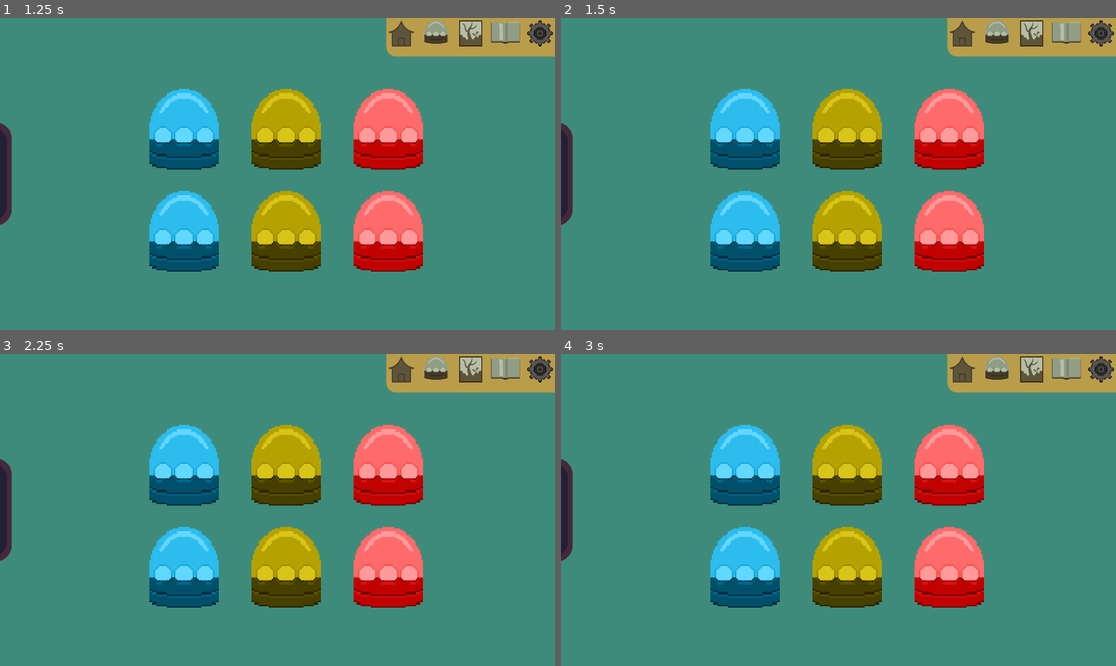
Above: before the commit, frames 1-4 (two rows, left to right).
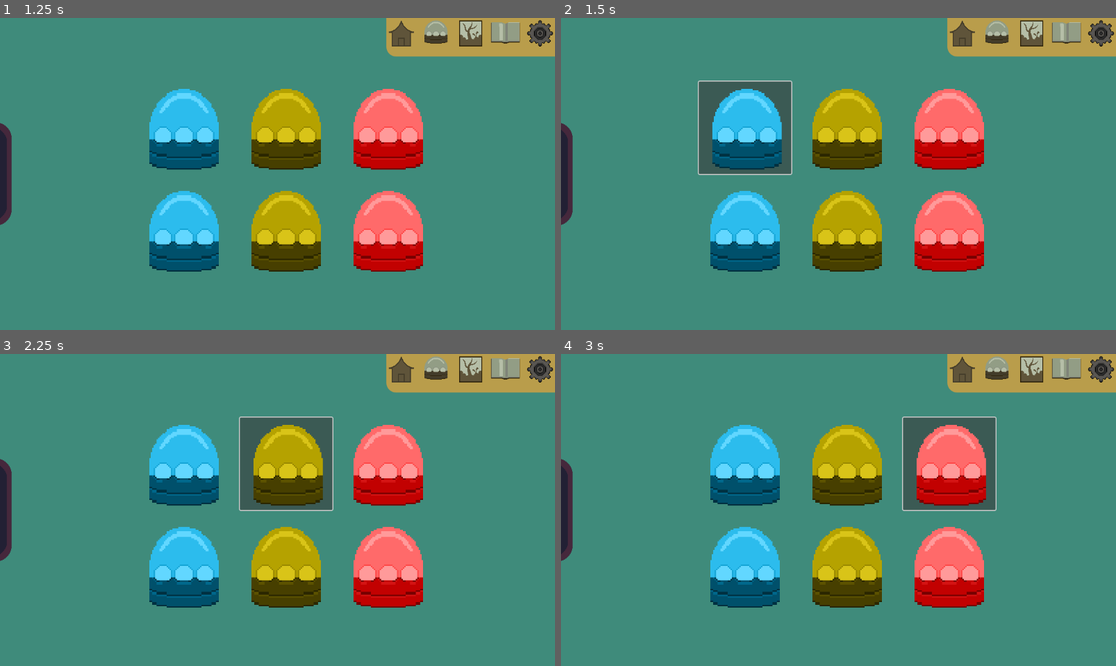
Above: after the commit, the same moments.

Repository: FrostyEmby/cafe-dot-secret-ingredient
Game: Godot game, scene res://scenes/main_menu.tscn
The game is run twice, just before and just after one commit, with the same random seed, the same clock (stepped at 60 frames per second) and the same inputs.
Inputs (mouse positions are in pixels of both pictures, inside the frame that each line leads up to):
- Up to frame 1 (1.25 s): click (438, 36) at 0.5 s
- Up to frame 2 (1.5 s): click (744, 127) at 1.25 s
- Up to frame 3 (2.25 s): click (288, 463) at 2 s
- Up to frame 4 (3 s): click (949, 463) at 2.75 s

Frame 1 is identical in both runs. In frame 2, 2.7% of the frame differs, in the area x 24-42%, y 20-51%; in frame 3, 2.7%; in frame 4, 2.7%, in the area x 61-79%, y 20-51%.

Commit message:
Added signals and buttons
Splitting apart and adding signals to the incubator room to help everything communicate

Diff:
--- /dev/null
+++ b/resources/egg_buttons.tres
@@ -0,0 +1,4 @@
+[gd_resource type="ButtonGroup" format=3 uid="uid://cpegfv37n7gxg"]
+
+[resource]
+allow_unpress = true
--- a/scenes/egg_shelf.tscn
+++ /dev/null
@@ -1,74 +0,0 @@
-[gd_scene load_steps=3 format=3 uid="uid://dmyqcpyk480dt"]
-
-[ext_resource type="Texture2D" uid="uid://dh0uy78hioto3" path="res://art/props/shelf.png" id="1_j25ug"]
-[ext_resource type="Texture2D" uid="uid://yph5r4u8xt3w" path="res://art/icons/egg1.png" id="2_528ig"]
-
-[node name="Egg shelf" type="Control"]
-custom_minimum_size = Vector2(200, 648)
-layout_mode = 3
-anchors_preset = 4
-anchor_top = 0.5
-anchor_bottom = 0.5
-offset_right = 200.0
-grow_vertical = 2
-size_flags_horizontal = 3
-size_flags_vertical = 3
-
-[node name="TextureRect" type="TextureRect" parent="."]
-layout_mode = 0
-offset_top = 44.0
-offset_right = 200.0
-offset_bottom = 604.0
-texture = ExtResource("1_j25ug")
-
-[node name="ScrollContainer" type="ScrollContainer" parent="."]
-custom_minimum_size = Vector2(0, 560)
-layout_mode = 1
-anchors_preset = 14
-anchor_top = 0.5
-anchor_right = 1.0
-anchor_bottom = 0.5
-grow_horizontal = 2
-grow_vertical = 2
-
-[node name="MarginContainer" type="MarginContainer" parent="ScrollContainer"]
-layout_direction = 1
-layout_mode = 2
-size_flags_horizontal = 3
-size_flags_vertical = 3
-theme_override_constants/margin_left = 20
-theme_override_constants/margin_top = 20
-theme_override_constants/margin_right = 20
-theme_override_constants/margin_bottom = 20
-
-[node name="GridContainer" type="GridContainer" parent="ScrollContainer/MarginContainer"]
-layout_mode = 2
-size_flags_horizontal = 3
-size_flags_vertical = 3
-columns = 2
-
-[node name="TextureRect" type="TextureRect" parent="ScrollContainer/MarginContainer/GridContainer"]
-layout_mode = 2
-texture = ExtResource("2_528ig")
-
-[node name="TextureRect2" type="TextureRect" parent="ScrollContainer/MarginContainer/GridContainer"]
-layout_mode = 2
-texture = ExtResource("2_528ig")
-
-[node name="TextureRect3" type="TextureRect" parent="ScrollContainer/MarginContainer/GridContainer"]
-layout_mode = 2
-texture = ExtResource("2_528ig")
-
-[node name="TextureRect4" type="TextureRect" parent="ScrollContainer/MarginContainer/GridContainer"]
-layout_mode = 2
-texture = ExtResource("2_528ig")
-
-[node name="TextureRect5" type="TextureRect" parent="ScrollContainer/MarginContainer/GridContainer"]
-layout_mode = 2
-texture = ExtResource("2_528ig")
-
-[node name="BoxContainer" type="BoxContainer" parent="."]
-custom_minimum_size = Vector2(200, 648)
-layout_mode = 0
-offset_right = 40.0
-offset_bottom = 40.0
--- a/scenes/egg_shelfie.tscn
+++ b/scenes/egg_shelfie.tscn
@@ -1,11 +1,14 @@
-[gd_scene load_steps=4 format=3 uid="uid://bi7vr8n2y7b5"]
+[gd_scene load_steps=6 format=3 uid="uid://bi7vr8n2y7b5"]
 
 [ext_resource type="Texture2D" uid="uid://dh0uy78hioto3" path="res://art/props/shelf.png" id="1_6gg56"]
+[ext_resource type="Script" uid="uid://dcswsevd0ehbf" path="res://scripts/egg_shelf.gd" id="1_qpkqp"]
 [ext_resource type="Texture2D" uid="uid://yph5r4u8xt3w" path="res://art/icons/egg1.png" id="2_1wort"]
+[ext_resource type="ButtonGroup" uid="uid://cpegfv37n7gxg" path="res://resources/egg_buttons.tres" id="2_lcyoe"]
 [ext_resource type="Script" uid="uid://br1lu1lnknnov" path="res://scripts/egg.gd" id="3_1wort"]
 
 [node name="Egg Shelfie" type="MarginContainer"]
 custom_minimum_size = Vector2(200, 0)
+script = ExtResource("1_qpkqp")
 
 [node name="Egg shelf" type="Control" parent="."]
 custom_minimum_size = Vector2(200, 648)
@@ -48,114 +51,146 @@
 size_flags_vertical = 3
 columns = 2
 
-[node name="TextureRect" type="TextureButton" parent="Egg shelf/ScrollContainer/MarginContainer/GridContainer"]
+[node name="Egg 1" type="Button" parent="Egg shelf/ScrollContainer/MarginContainer/GridContainer"]
 texture_filter = 1
 layout_mode = 2
-texture_normal = ExtResource("2_1wort")
+toggle_mode = true
+button_group = ExtResource("2_lcyoe")
+icon = ExtResource("2_1wort")
 script = ExtResource("3_1wort")
 metadata/_custom_type_script = "uid://br1lu1lnknnov"
 
-[node name="TextureRect2" type="TextureButton" parent="Egg shelf/ScrollContainer/MarginContainer/GridContainer"]
+[node name="Egg 2" type="Button" parent="Egg shelf/ScrollContainer/MarginContainer/GridContainer"]
 texture_filter = 1
 layout_mode = 2
-texture_normal = ExtResource("2_1wort")
+toggle_mode = true
+button_group = ExtResource("2_lcyoe")
+icon = ExtResource("2_1wort")
 script = ExtResource("3_1wort")
 metadata/_custom_type_script = "uid://br1lu1lnknnov"
 
-[node name="TextureRect3" type="TextureButton" parent="Egg shelf/ScrollContainer/MarginContainer/GridContainer"]
+[node name="Egg 3" type="Button" parent="Egg shelf/ScrollContainer/MarginContainer/GridContainer"]
 texture_filter = 1
 layout_mode = 2
-texture_normal = ExtResource("2_1wort")
+toggle_mode = true
+button_group = ExtResource("2_lcyoe")
+icon = ExtResource("2_1wort")
 script = ExtResource("3_1wort")
 metadata/_custom_type_script = "uid://br1lu1lnknnov"
 
-[node name="TextureRect4" type="TextureButton" parent="Egg shelf/ScrollContainer/MarginContainer/GridContainer"]
+[node name="Egg 4" type="Button" parent="Egg shelf/ScrollContainer/MarginContainer/GridContainer"]
 texture_filter = 1
 layout_mode = 2
-texture_normal = ExtResource("2_1wort")
+toggle_mode = true
+button_group = ExtResource("2_lcyoe")
+icon = ExtResource("2_1wort")
 script = ExtResource("3_1wort")
 metadata/_custom_type_script = "uid://br1lu1lnknnov"
 
-[node name="TextureRect5" type="TextureButton" parent="Egg shelf/ScrollContainer/MarginContainer/GridContainer"]
+[node name="Egg 5" type="Button" parent="Egg shelf/ScrollContainer/MarginContainer/GridContainer"]
 texture_filter = 1
 layout_mode = 2
-texture_normal = ExtResource("2_1wort")
+toggle_mode = true
+button_group = ExtResource("2_lcyoe")
+icon = ExtResource("2_1wort")
 script = ExtResource("3_1wort")
 metadata/_custom_type_script = "uid://br1lu1lnknnov"
 
-[node name="TextureRect6" type="TextureButton" parent="Egg shelf/ScrollContainer/MarginContainer/GridContainer"]
+[node name="Egg 6" type="Button" parent="Egg shelf/ScrollContainer/MarginContainer/GridContainer"]
 texture_filter = 1
 layout_mode = 2
-texture_normal = ExtResource("2_1wort")
+toggle_mode = true
+button_group = ExtResource("2_lcyoe")
+icon = ExtResource("2_1wort")
 script = ExtResource("3_1wort")
 metadata/_custom_type_script = "uid://br1lu1lnknnov"
 
-[node name="TextureRect7" type="TextureButton" parent="Egg shelf/ScrollContainer/MarginContainer/GridContainer"]
+[node name="Egg 7" type="Button" parent="Egg shelf/ScrollContainer/MarginContainer/GridContainer"]
 texture_filter = 1
 layout_mode = 2
-texture_normal = ExtResource("2_1wort")
+toggle_mode = true
+button_group = ExtResource("2_lcyoe")
+icon = ExtResource("2_1wort")
 script = ExtResource("3_1wort")
 metadata/_custom_type_script = "uid://br1lu1lnknnov"
 
-[node name="TextureRect8" type="TextureButton" parent="Egg shelf/ScrollContainer/MarginContainer/GridContainer"]
+[node name="Egg 8" type="Button" parent="Egg shelf/ScrollContainer/MarginContainer/GridContainer"]
 texture_filter = 1
 layout_mode = 2
-texture_normal = ExtResource("2_1wort")
+toggle_mode = true
+button_group = ExtResource("2_lcyoe")
+icon = ExtResource("2_1wort")
 script = ExtResource("3_1wort")
 metadata/_custom_type_script = "uid://br1lu1lnknnov"
 
-[node name="TextureRect9" type="TextureButton" parent="Egg shelf/ScrollContainer/MarginContainer/GridContainer"]
+[node name="Egg 9" type="Button" parent="Egg shelf/ScrollContainer/MarginContainer/GridContainer"]
 texture_filter = 1
 layout_mode = 2
-texture_normal = ExtResource("2_1wort")
+toggle_mode = true
+button_group = ExtResource("2_lcyoe")
+icon = ExtResource("2_1wort")
 script = ExtResource("3_1wort")
 metadata/_custom_type_script = "uid://br1lu1lnknnov"
 
-[node name="TextureRect10" type="TextureButton" parent="Egg shelf/ScrollContainer/MarginContainer/GridContainer"]
+[node name="Egg 10" type="Button" parent="Egg shelf/ScrollContainer/MarginContainer/GridContainer"]
 texture_filter = 1
 layout_mode = 2
-texture_normal = ExtResource("2_1wort")
+toggle_mode = true
+button_group = ExtResource("2_lcyoe")
+icon = ExtResource("2_1wort")
 script = ExtResource("3_1wort")
 metadata/_custom_type_script = "uid://br1lu1lnknnov"
 
-[node name="TextureRect11" type="TextureButton" parent="Egg shelf/ScrollContainer/MarginContainer/GridContainer"]
+[node name="Egg 11" type="Button" parent="Egg shelf/ScrollContainer/MarginContainer/GridContainer"]
 texture_filter = 1
 layout_mode = 2
-texture_normal = ExtResource("2_1wort")
+toggle_mode = true
+button_group = ExtResource("2_lcyoe")
+icon = ExtResource("2_1wort")
 script = ExtResource("3_1wort")
 metadata/_custom_type_script = "uid://br1lu1lnknnov"
 
-[node name="TextureRect12" type="TextureButton" parent="Egg shelf/ScrollContainer/MarginContainer/GridContainer"]
+[node name="Egg 12" type="Button" parent="Egg shelf/ScrollContainer/MarginContainer/GridContainer"]
 texture_filter = 1
 layout_mode = 2
-texture_normal = ExtResource("2_1wort")
+toggle_mode = true
+button_group = ExtResource("2_lcyoe")
+icon = ExtResource("2_1wort")
 script = ExtResource("3_1wort")
 metadata/_custom_type_script = "uid://br1lu1lnknnov"
 
-[node name="TextureRect13" type="TextureButton" parent="Egg shelf/ScrollContainer/MarginContainer/GridContainer"]
+[node name="Egg 13" type="Button" parent="Egg shelf/ScrollContainer/MarginContainer/GridContainer"]
 texture_filter = 1
 layout_mode = 2
-texture_normal = ExtResource("2_1wort")
+toggle_mode = true
+button_group = ExtResource("2_lcyoe")
+icon = ExtResource("2_1wort")
 script = ExtResource("3_1wort")
 metadata/_custom_type_script = "uid://br1lu1lnknnov"
 
-[node name="TextureRect14" type="TextureButton" parent="Egg shelf/ScrollContainer/MarginContainer/GridContainer"]
+[node name="Egg 14" type="Button" parent="Egg shelf/ScrollContainer/MarginContainer/GridContainer"]
 texture_filter = 1
 layout_mode = 2
-texture_normal = ExtResource("2_1wort")
+toggle_mode = true
+button_group = ExtResource("2_lcyoe")
+icon = ExtResource("2_1wort")
 script = ExtResource("3_1wort")
 metadata/_custom_type_script = "uid://br1lu1lnknnov"
 
-[node name="TextureRect15" type="TextureButton" parent="Egg shelf/ScrollContainer/MarginContainer/GridContainer"]
+[node name="Egg 15" type="Button" parent="Egg shelf/ScrollContainer/MarginContainer/GridContainer"]
 texture_filter = 1
 layout_mode = 2
-texture_normal = ExtResource("2_1wort")
+toggle_mode = true
+button_group = ExtResource("2_lcyoe")
+icon = ExtResource("2_1wort")
 script = ExtResource("3_1wort")
 metadata/_custom_type_script = "uid://br1lu1lnknnov"
 
-[node name="TextureRect16" type="TextureButton" parent="Egg shelf/ScrollContainer/MarginContainer/GridContainer"]
+[node name="Egg 16" type="Button" parent="Egg shelf/ScrollContainer/MarginContainer/GridContainer"]
 texture_filter = 1
 layout_mode = 2
-texture_normal = ExtResource("2_1wort")
+toggle_mode = true
+button_group = ExtResource("2_lcyoe")
+icon = ExtResource("2_1wort")
 script = ExtResource("3_1wort")
 metadata/_custom_type_script = "uid://br1lu1lnknnov"
--- /dev/null
+++ b/scenes/incubator-room.tscn
@@ -0,0 +1,49 @@
+[gd_scene load_steps=7 format=3 uid="uid://csy6oy6sctiow"]
+
+[ext_resource type="Script" uid="uid://dh73ql5mfjxqs" path="res://scripts/incubator-room.gd" id="1_lerr0"]
+[ext_resource type="Texture2D" uid="uid://bunldmv1vprgp" path="res://art/icons/shelf_dragger.png" id="2_glcki"]
+[ext_resource type="PackedScene" uid="uid://bi7vr8n2y7b5" path="res://scenes/egg_shelfie.tscn" id="3_t4njw"]
+[ext_resource type="PackedScene" uid="uid://bvmhui71lfmc4" path="res://scenes/incubators.tscn" id="4_83g0e"]
+[ext_resource type="PackedScene" uid="uid://b085dkuk7uq8r" path="res://scenes/mini_menu.tscn" id="8_ebtcn"]
+
+[sub_resource type="StyleBoxEmpty" id="StyleBoxEmpty_ic351"]
+
+[node name="Incubator Room" type="Control"]
+layout_mode = 3
+anchors_preset = 0
+script = ExtResource("1_lerr0")
+
+[node name="Background" type="Panel" parent="."]
+visible = false
+layout_mode = 0
+offset_right = 1152.0
+offset_bottom = 646.0
+
+[node name="BoxContainer" type="BoxContainer" parent="."]
+layout_mode = 1
+offset_left = -176.0
+offset_right = 1152.0
+offset_bottom = 648.0
+
+[node name="HSplitContainer" type="HSplitContainer" parent="BoxContainer"]
+texture_filter = 1
+layout_mode = 2
+size_flags_horizontal = 3
+theme_override_icons/touch_dragger = ExtResource("2_glcki")
+theme_override_styles/split_bar_background = SubResource("StyleBoxEmpty_ic351")
+split_offset = 200
+dragger_visibility = 1
+touch_dragger_enabled = true
+drag_area_margin_begin = -80
+drag_area_offset = -18
+
+[node name="Egg Shelfie" parent="BoxContainer/HSplitContainer" instance=ExtResource("3_t4njw")]
+layout_mode = 2
+
+[node name="Incubators" parent="BoxContainer/HSplitContainer" instance=ExtResource("4_83g0e")]
+layout_mode = 2
+
+[node name="Mini Menu" parent="." instance=ExtResource("8_ebtcn")]
+layout_mode = 0
+offset_left = 802.0
+offset_right = 1152.0
--- a/scenes/incubator.tscn
+++ /dev/null
@@ -1,116 +0,0 @@
-[gd_scene load_steps=12 format=3 uid="uid://csy6oy6sctiow"]
-
-[ext_resource type="Texture2D" uid="uid://bunldmv1vprgp" path="res://art/icons/shelf_dragger.png" id="1_7tas0"]
-[ext_resource type="Script" uid="uid://dh73ql5mfjxqs" path="res://scripts/incubator.gd" id="1_ic351"]
-[ext_resource type="PackedScene" uid="uid://bi7vr8n2y7b5" path="res://scenes/egg_shelfie.tscn" id="3_7e0uq"]
-[ext_resource type="PackedScene" uid="uid://b085dkuk7uq8r" path="res://scenes/mini_menu.tscn" id="5_jthp8"]
-[ext_resource type="Texture2D" uid="uid://cju3g4q1ifvup" path="res://art/props/incubator-cold.png" id="7_qigmh"]
-[ext_resource type="Texture2D" uid="uid://d2nso4xrnpncn" path="res://art/props/incubator-mid.png" id="8_0l4kl"]
-[ext_resource type="Texture2D" uid="uid://bp6cqy3js0d2j" path="res://art/props/incubator-hot.png" id="9_tvefn"]
-
-[sub_resource type="StyleBoxEmpty" id="StyleBoxEmpty_ic351"]
-
-[sub_resource type="StyleBoxEmpty" id="StyleBoxEmpty_oh3qu"]
-
-[sub_resource type="StyleBoxEmpty" id="StyleBoxEmpty_268c8"]
-
-[sub_resource type="StyleBoxEmpty" id="StyleBoxEmpty_7tas0"]
-
-[node name="Incubator" type="Control"]
-layout_mode = 3
-anchors_preset = 0
-script = ExtResource("1_ic351")
-
-[node name="BoxContainer" type="BoxContainer" parent="."]
-layout_mode = 1
-offset_left = -176.0
-offset_right = 1152.0
-offset_bottom = 648.0
-
-[node name="HSplitContainer" type="HSplitContainer" parent="BoxContainer"]
-texture_filter = 1
-layout_mode = 2
-size_flags_horizontal = 3
-theme_override_icons/touch_dragger = ExtResource("1_7tas0")
-theme_override_styles/split_bar_background = SubResource("StyleBoxEmpty_ic351")
-split_offset = 200
-dragger_visibility = 1
-touch_dragger_enabled = true
-drag_area_margin_begin = -80
-drag_area_offset = -18
-
-[node name="Egg Shelfie" parent="BoxContainer/HSplitContainer" instance=ExtResource("3_7e0uq")]
-layout_mode = 2
-
-[node name="Incubators" type="MarginContainer" parent="BoxContainer/HSplitContainer"]
-custom_minimum_size = Vector2(952, 0)
-layout_mode = 2
-size_flags_horizontal = 3
-
-[node name="MarginContainer" type="MarginContainer" parent="BoxContainer/HSplitContainer/Incubators"]
-layout_mode = 2
-theme_override_constants/margin_left = 10
-theme_override_constants/margin_top = 30
-theme_override_constants/margin_right = 10
-theme_override_constants/margin_bottom = 10
-
-[node name="GridContainer" type="GridContainer" parent="BoxContainer/HSplitContainer/Incubators/MarginContainer"]
-layout_mode = 2
-size_flags_horizontal = 4
-size_flags_vertical = 4
-theme_override_constants/h_separation = 20
-theme_override_constants/v_separation = 20
-columns = 5
-
-[node name="panel" type="Panel" parent="BoxContainer/HSplitContainer/Incubators/MarginContainer/GridContainer"]
-custom_minimum_size = Vector2(128, 128)
-layout_mode = 2
-theme_override_styles/panel = SubResource("StyleBoxEmpty_oh3qu")
-
-[node name="ColdDry" type="TextureButton" parent="BoxContainer/HSplitContainer/Incubators/MarginContainer/GridContainer"]
-texture_filter = 1
-layout_mode = 2
-texture_normal = ExtResource("7_qigmh")
-stretch_mode = 3
-
-[node name="TempDry" type="TextureButton" parent="BoxContainer/HSplitContainer/Incubators/MarginContainer/GridContainer"]
-texture_filter = 1
-layout_mode = 2
-texture_normal = ExtResource("8_0l4kl")
-stretch_mode = 3
-
-[node name="HotDry" type="TextureButton" parent="BoxContainer/HSplitContainer/Incubators/MarginContainer/GridContainer"]
-texture_filter = 1
-layout_mode = 2
-texture_normal = ExtResource("9_tvefn")
-stretch_mode = 3
-
-[node name="Panel" type="Panel" parent="BoxContainer/HSplitContainer/Incubators/MarginContainer/GridContainer"]
-custom_minimum_size = Vector2(128, 0)
-layout_mode = 2
-theme_override_styles/panel = SubResource("StyleBoxEmpty_268c8")
-
-[node name="Panel2" type="Panel" parent="BoxContainer/HSplitContainer/Incubators/MarginContainer/GridContainer"]
-custom_minimum_size = Vector2(128, 0)
-layout_mode = 2
-theme_override_styles/panel = SubResource("StyleBoxEmpty_7tas0")
-
-[node name="ColdWet" type="TextureButton" parent="BoxContainer/HSplitContainer/Incubators/MarginContainer/GridContainer"]
-texture_filter = 1
-layout_mode = 2
-texture_normal = ExtResource("7_qigmh")
-
-[node name="TempWet" type="TextureButton" parent="BoxContainer/HSplitContainer/Incubators/MarginContainer/GridContainer"]
-texture_filter = 1
-layout_mode = 2
-texture_normal = ExtResource("8_0l4kl")
-
-[node name="HotWet" type="TextureButton" parent="BoxContainer/HSplitContainer/Incubators/MarginContainer/GridContainer"]
-texture_filter = 1
-layout_mode = 2
-texture_normal = ExtResource("9_tvefn")
-
-[node name="Mini Menu" parent="." instance=ExtResource("5_jthp8")]
-layout_mode = 0
-offset_left = 802.0
-offset_right = 1152.0
--- /dev/null
+++ b/scenes/incubators.tscn
@@ -0,0 +1,100 @@
+[gd_scene load_steps=11 format=3 uid="uid://bvmhui71lfmc4"]
+
+[ext_resource type="Texture2D" uid="uid://cju3g4q1ifvup" path="res://art/props/incubator-cold.png" id="1_esafb"]
+[ext_resource type="Script" uid="uid://d2cc114ybxrb1" path="res://scripts/incubators.gd" id="1_h5h8x"]
+[ext_resource type="Script" uid="uid://twclfrnswwp7" path="res://scripts/hatchery.gd" id="2_h5h8x"]
+[ext_resource type="Texture2D" uid="uid://d2nso4xrnpncn" path="res://art/props/incubator-mid.png" id="3_oys6p"]
+[ext_resource type="Texture2D" uid="uid://bp6cqy3js0d2j" path="res://art/props/incubator-hot.png" id="4_cejr2"]
+
+[sub_resource type="StyleBoxEmpty" id="StyleBoxEmpty_oh3qu"]
+
+[sub_resource type="StyleBoxTexture" id="StyleBoxTexture_7e0uq"]
+
+[sub_resource type="StyleBoxEmpty" id="StyleBoxEmpty_268c8"]
+
+[sub_resource type="StyleBoxEmpty" id="StyleBoxEmpty_7tas0"]
+
+[sub_resource type="StyleBoxTexture" id="StyleBoxTexture_jthp8"]
+
+[node name="Incubators" type="MarginContainer"]
+custom_minimum_size = Vector2(952, 0)
+size_flags_horizontal = 3
+script = ExtResource("1_h5h8x")
+
+[node name="MarginContainer" type="MarginContainer" parent="."]
+layout_mode = 2
+theme_override_constants/margin_left = 10
+theme_override_constants/margin_top = 30
+theme_override_constants/margin_right = 10
+theme_override_constants/margin_bottom = 10
+
+[node name="GridContainer" type="GridContainer" parent="MarginContainer"]
+layout_mode = 2
+size_flags_horizontal = 4
+size_flags_vertical = 4
+theme_override_constants/h_separation = 20
+theme_override_constants/v_separation = 20
+columns = 5
+
+[node name="panel" type="Panel" parent="MarginContainer/GridContainer"]
+custom_minimum_size = Vector2(128, 128)
+layout_mode = 2
+theme_override_styles/panel = SubResource("StyleBoxEmpty_oh3qu")
+
+[node name="ColdDry" type="Button" parent="MarginContainer/GridContainer"]
+texture_filter = 1
+layout_mode = 2
+theme_override_styles/normal = SubResource("StyleBoxTexture_7e0uq")
+icon = ExtResource("1_esafb")
+script = ExtResource("2_h5h8x")
+metadata/_custom_type_script = "uid://twclfrnswwp7"
+
+[node name="TempDry" type="Button" parent="MarginContainer/GridContainer"]
+texture_filter = 1
+layout_mode = 2
+theme_override_styles/normal = SubResource("StyleBoxTexture_7e0uq")
+icon = ExtResource("3_oys6p")
+script = ExtResource("2_h5h8x")
+metadata/_custom_type_script = "uid://twclfrnswwp7"
+
+[node name="HotDry" type="Button" parent="MarginContainer/GridContainer"]
+texture_filter = 1
+layout_mode = 2
+theme_override_styles/normal = SubResource("StyleBoxTexture_7e0uq")
+icon = ExtResource("4_cejr2")
+script = ExtResource("2_h5h8x")
+metadata/_custom_type_script = "uid://twclfrnswwp7"
+
+[node name="Panel" type="Panel" parent="MarginContainer/GridContainer"]
+custom_minimum_size = Vector2(128, 0)
+layout_mode = 2
+theme_override_styles/panel = SubResource("StyleBoxEmpty_268c8")
+
+[node name="Panel2" type="Panel" parent="MarginContainer/GridContainer"]
+custom_minimum_size = Vector2(128, 0)
+layout_mode = 2
+theme_override_styles/panel = SubResource("StyleBoxEmpty_7tas0")
+
+[node name="ColdWet" type="Button" parent="MarginContainer/GridContainer"]
+texture_filter = 1
+layout_mode = 2
+theme_override_styles/normal = SubResource("StyleBoxTexture_jthp8")
+icon = ExtResource("1_esafb")
+script = ExtResource("2_h5h8x")
+metadata/_custom_type_script = "uid://twclfrnswwp7"
+
+[node name="TempWet" type="Button" parent="MarginContainer/GridContainer"]
+texture_filter = 1
+layout_mode = 2
+theme_override_styles/normal = SubResource("StyleBoxTexture_jthp8")
+icon = ExtResource("3_oys6p")
+script = ExtResource("2_h5h8x")
+metadata/_custom_type_script = "uid://twclfrnswwp7"
+
+[node name="HotWet" type="Button" parent="MarginContainer/GridContainer"]
+texture_filter = 1
+layout_mode = 2
+theme_override_styles/normal = SubResource("StyleBoxTexture_jthp8")
+icon = ExtResource("4_cejr2")
+script = ExtResource("2_h5h8x")
+metadata/_custom_type_script = "uid://twclfrnswwp7"
--- a/scenes/mini_menu.tscn
+++ b/scenes/mini_menu.tscn
@@ -1,6 +1,6 @@
 [gd_scene load_steps=13 format=3 uid="uid://b085dkuk7uq8r"]
 
-[ext_resource type="Script" uid="uid://fuwn4s1jhksn" path="res://scenes/mini_menu.gd" id="1_g1iql"]
+[ext_resource type="Script" uid="uid://fuwn4s1jhksn" path="res://scripts/mini_menu.gd" id="1_g1iql"]
 [ext_resource type="Texture2D" uid="uid://dhv7ticowig" path="res://art/icons/home.png" id="1_n2rt3"]
 [ext_resource type="Texture2D" uid="uid://c5dtqxisv1of5" path="res://art/icons/home_hover.png" id="2_g1iql"]
 [ext_resource type="Texture2D" uid="uid://bt11rdadjevpq" path="res://art/icons/incubator.png" id="3_q7i8x"]
--- a/scripts/egg.gd
+++ b/scripts/egg.gd
@@ -1,16 +1,7 @@
-extends TextureButton
+extends Button
 class_name Egg
 
-var draggable : bool = false
-var offset : Vector2 = Vector2(0,0)
+signal selection(egg : Egg)
 
 func _pressed() -> void:
-	draggable = true
-	offset = get_global_mouse_position() - global_position
-
-func _process(_delta: float) -> void:
-	if draggable and Input.is_action_pressed("drop"):
-		draggable = false
-
-	if draggable:
-		position = get_global_mouse_position() - offset
+	selection.emit(self)
--- /dev/null
+++ b/scripts/egg_shelf.gd
@@ -0,0 +1 @@
+extends MarginContainer
--- /dev/null
+++ b/scripts/hatchery.gd
@@ -0,0 +1,13 @@
+extends Button
+class_name Hatchery
+
+signal selection(hatchery : Hatchery)
+var eggs : Array[Egg]
+
+
+func add_egg(egg: Egg):
+	eggs.append(egg)
+
+
+func _pressed() -> void:
+	selection.emit(self)
--- /dev/null
+++ b/scripts/incubator-room.gd
@@ -0,0 +1,15 @@
+extends Control
+
+var egg_selected : bool = false
+var hatchery_selected : bool = false
+
+var egg_match : Egg
+var hatchery_match : Hatchery
+
+# checks if player selected an egg and hatchery
+func _check_match():
+	if egg_selected and hatchery_selected:
+		egg_match.disabled = true
+		hatchery_match.add_egg(egg_match)
+		egg_selected = false
+		hatchery_selected = false
--- a/scripts/incubator.gd
+++ /dev/null
@@ -1 +0,0 @@
-extends Control
--- /dev/null
+++ b/scripts/incubators.gd
@@ -0,0 +1 @@
+extends MarginContainer
Not shown, added: scripts/egg_shelf.gd.uid
Not shown, added: scripts/hatchery.gd.uid
Renamed: scripts/incubator.gd.uid -> scripts/incubator-room.gd.uid
Not shown, added: scripts/incubators.gd.uid
Renamed: scenes/mini_menu.gd -> scripts/mini_menu.gd
Renamed: scenes/mini_menu.gd.uid -> scripts/mini_menu.gd.uid
